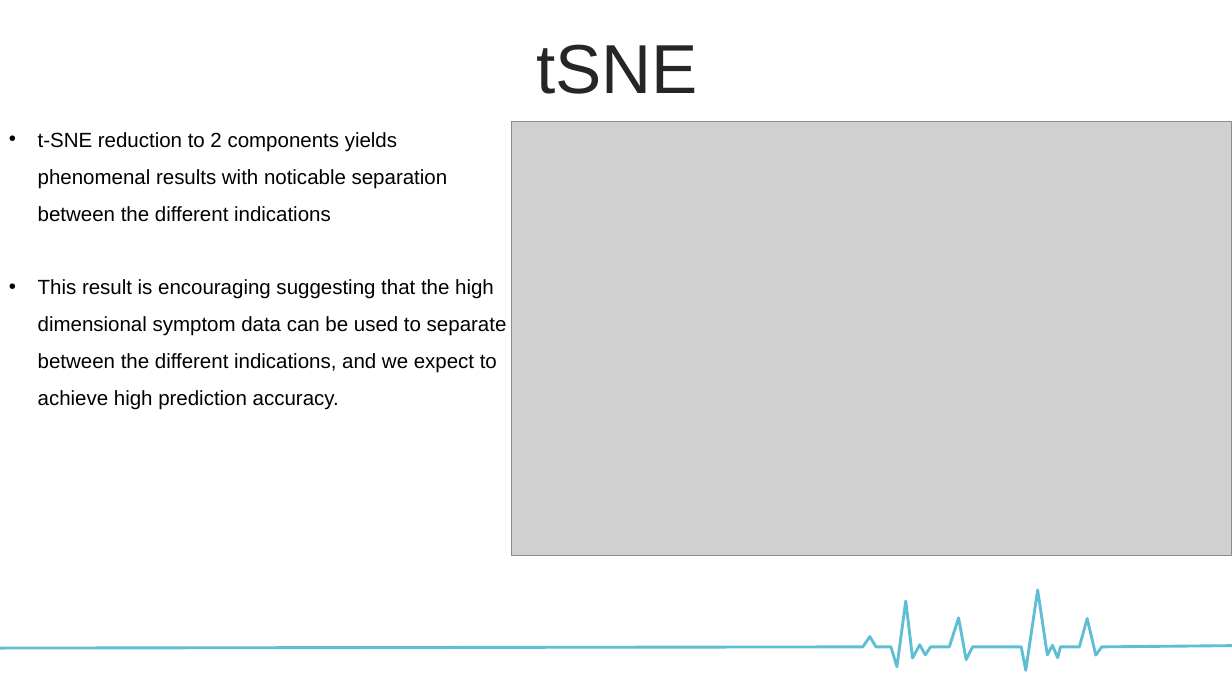
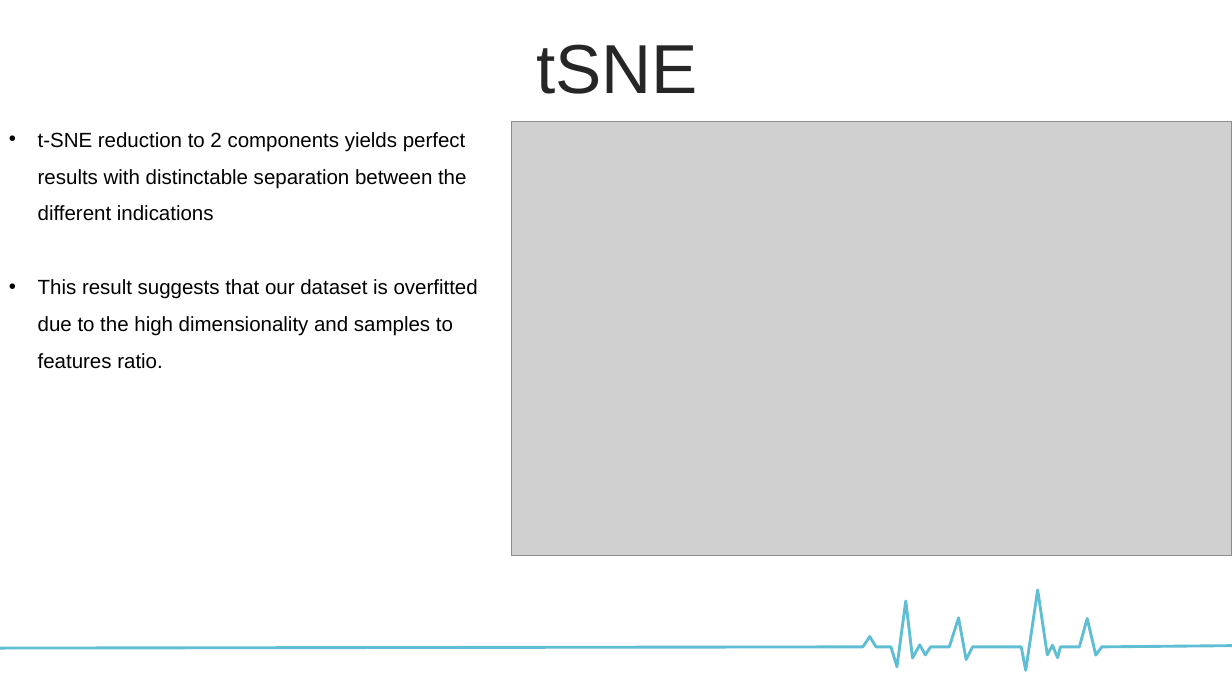
Before and after one commit to eliorsastiel1/disease-project, a slide deck: slide 8 of final.pptx. Drawn at 1232x693 pixels with LibreOffice and Linux fonts; fonts in the diff are those of the drawing; grey boxes stand for pictures. Boxes give left, top, right and bottom in pixels: in the first picture for what was removed or moved away, otherwise in the second. Text is boxed around its words. In the diff, an @@ line names an element or a change of style, - is before the commit and + after.

```diff
--- a/final.pptx
+++ b/final.pptx
@@ text at (38, 132, 478, 369): text changed @@
-• t-SNE reduction to 2 components yields phenomenal results with noticable separation between the different indications
-• This result is encouraging suggesting that the high dimensional symptom data can be used to separate between the different indications, and we expect to achieve high prediction accuracy.
+• t-SNE reduction to 2 components yields perfect results with distinctable separation between the different indications
+• This result suggests that our dataset is overfitted due to the high dimensionality and samples to features ratio.
```
Also in this commit, not shown: 2 slides added.
